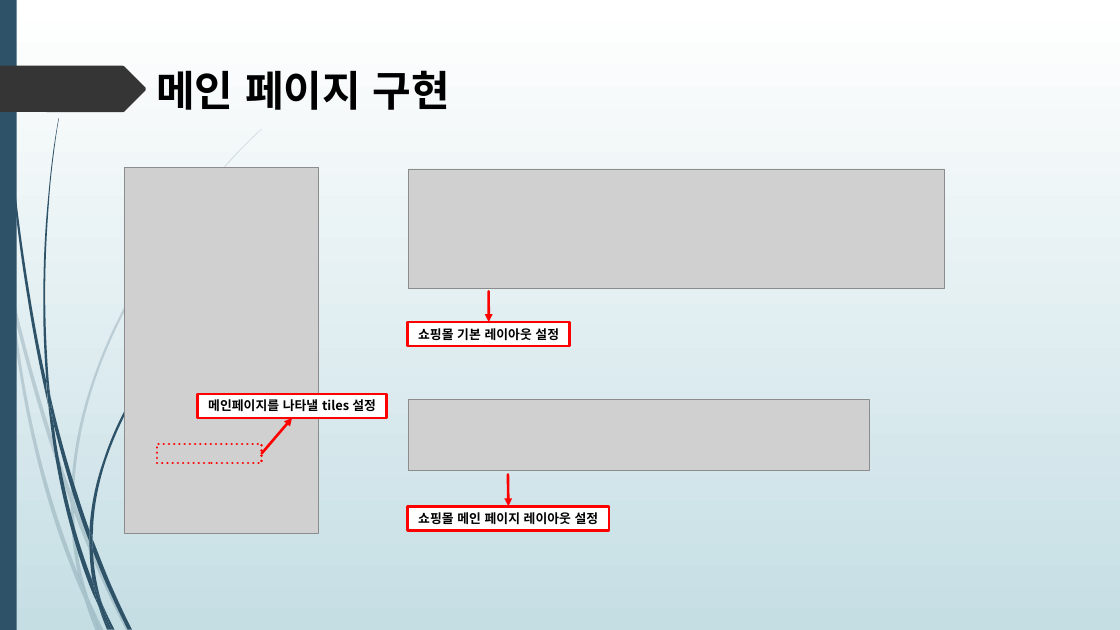
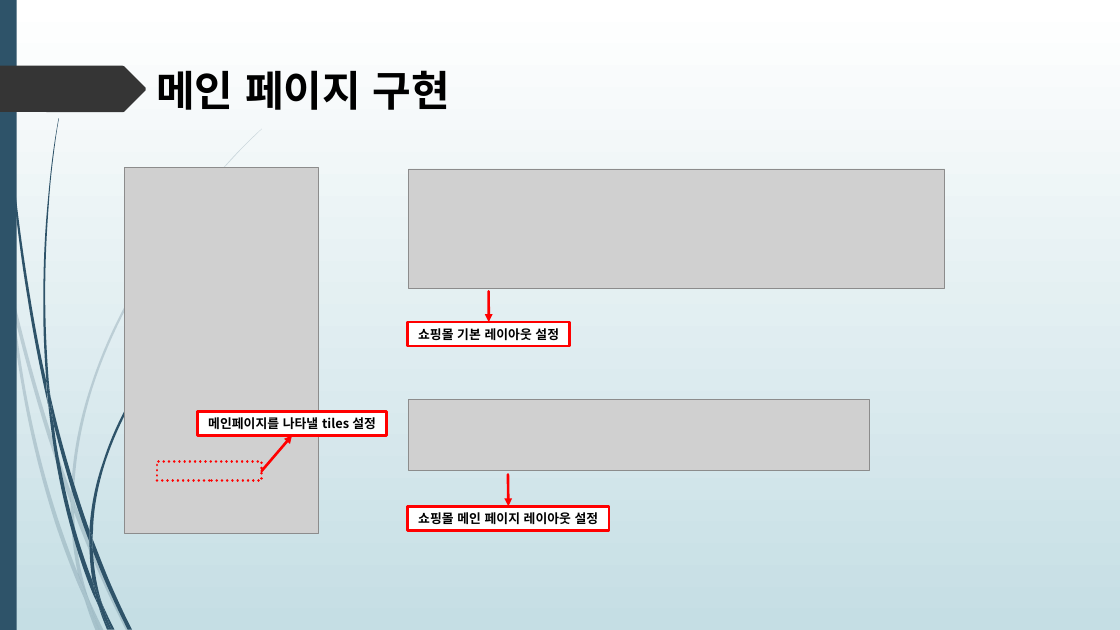
Before and after one commit to himediaai/DongOuk, a slide deck: slide 11 of 쇼핑몰.pptx (slide 12 before the commit). Drawn at 1120x630 pixels with LibreOffice and Linux fonts; fonts in the diff are those of the drawing; grey boxes stand for pictures. Boxes give left, top, right and bottom in pixels: in the first picture for what was removed or moved away, otherwise in the second. Text is boxed around its words. In the diff, an @@ line names an element or a change of style, - is before the commit and + after.

```diff
--- a/쇼핑몰.pptx
+++ b/쇼핑몰.pptx
@@ rectangle "메인페이지를 나타낼 tiles 설정" moved from (x1=197, y1=394, x2=386, y2=418) to (x1=197, y1=412, x2=386, y2=436) @@
@@ arrow moved from (261, 454) - (292, 418) to (261, 471) - (292, 435) @@
@@ rectangle moved from (x1=157, y1=444, x2=262, y2=463) to (x1=157, y1=461, x2=262, y2=481) @@
```
Also in this commit, not shown: 3 other slides changed, 6 slides added, 1 slide removed.
